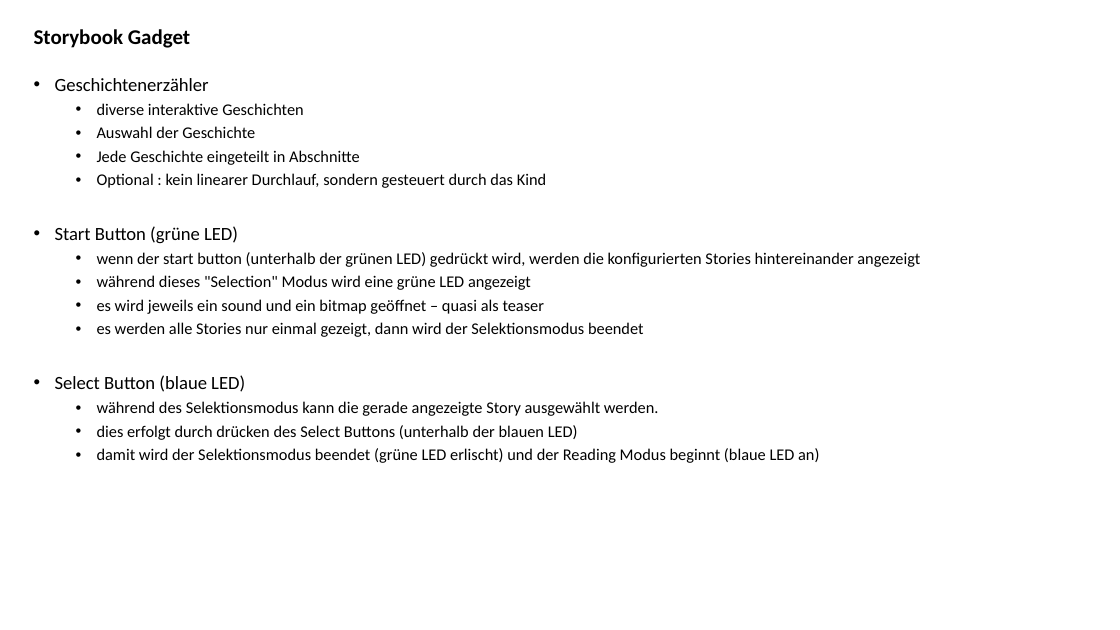
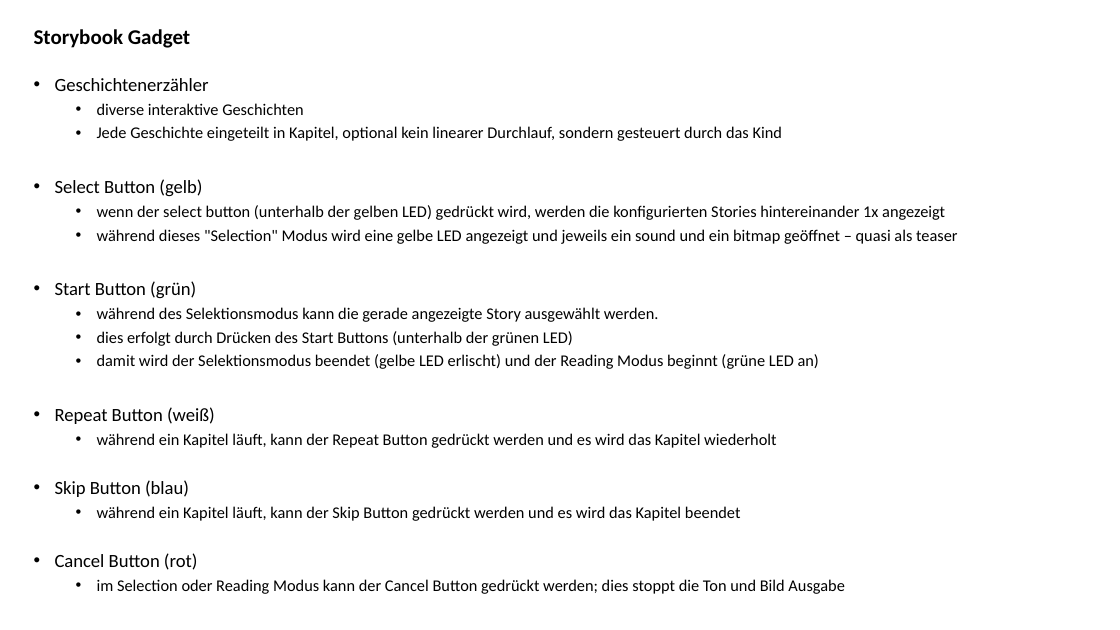
Before and after one commit to jeskes/activityboard, a slide deck: slide 40 of Activityboard.pptx. Drawn at 1120x630 pixels with LibreOffice and Linux fonts; fonts in the diff are those of the drawing. Boxes give left, top, right and bottom in pixels: in the first picture for what was removed or moved away, otherwise in the second. Text is boxed around its words. In the diff, an @@ line names an element or a change of style, - is before the commit and + after.

```diff
--- a/Activityboard.pptx
+++ b/Activityboard.pptx
@@ text at (55,126,957,298): text changed @@
-  • Auswahl der Geschichte
-  • Jede Geschichte eingeteilt in Abschnitte
-  • Optional : kein linearer Durchlauf, sondern gesteuert durch das Kind
-• Start Button (grüne LED)
-  • wenn der start button (unterhalb der grünen LED) gedrückt wird, werden die konfigurierten Stories hintereinander angezeigt
-  • während dieses "Selection" Modus wird eine grüne LED angezeigt
-  • es wird jeweils ein sound und ein bitmap geöffnet – quasi als teaser
-  • es werden alle Stories nur einmal gezeigt, dann wird der Selektionsmodus beendet
-• Select Button (blaue LED)
+  • Jede Geschichte eingeteilt in Kapitel, optional kein linearer Durchlauf, sondern gesteuert durch das Kind
+• Select Button (gelb)
+  • wenn der select button (unterhalb der gelben LED) gedrückt wird, werden die konfigurierten Stories hintereinander 1x angezeigt
+  • während dieses "Selection" Modus wird eine gelbe LED angezeigt und jeweils ein sound und ein bitmap geöffnet – quasi als teaser
+• Start Button (grün)
@@ text at (55,331,844,594): text changed @@
-  • dies erfolgt durch drücken des Select Buttons (unterhalb der blauen LED)
-  • damit wird der Selektionsmodus beendet (grüne LED erlischt) und der Reading Modus beginnt (blaue LED an)
+  • dies erfolgt durch Drücken des Start Buttons (unterhalb der grünen LED)
+  • damit wird der Selektionsmodus beendet (gelbe LED erlischt) und der Reading Modus beginnt (grüne LED an)
+• Repeat Button (weiß)
+  • während ein Kapitel läuft, kann der Repeat Button gedrückt werden und es wird das Kapitel wiederholt
+• Skip Button (blau)
+  • während ein Kapitel läuft, kann der Skip Button gedrückt werden und es wird das Kapitel beendet
+• Cancel Button (rot)
+  • im Selection oder Reading Modus kann der Cancel Button gedrückt werden; dies stoppt die Ton und Bild Ausgabe
```
Also in this commit, not shown: 4 other slides changed, 2 slides added, 17 other files.
